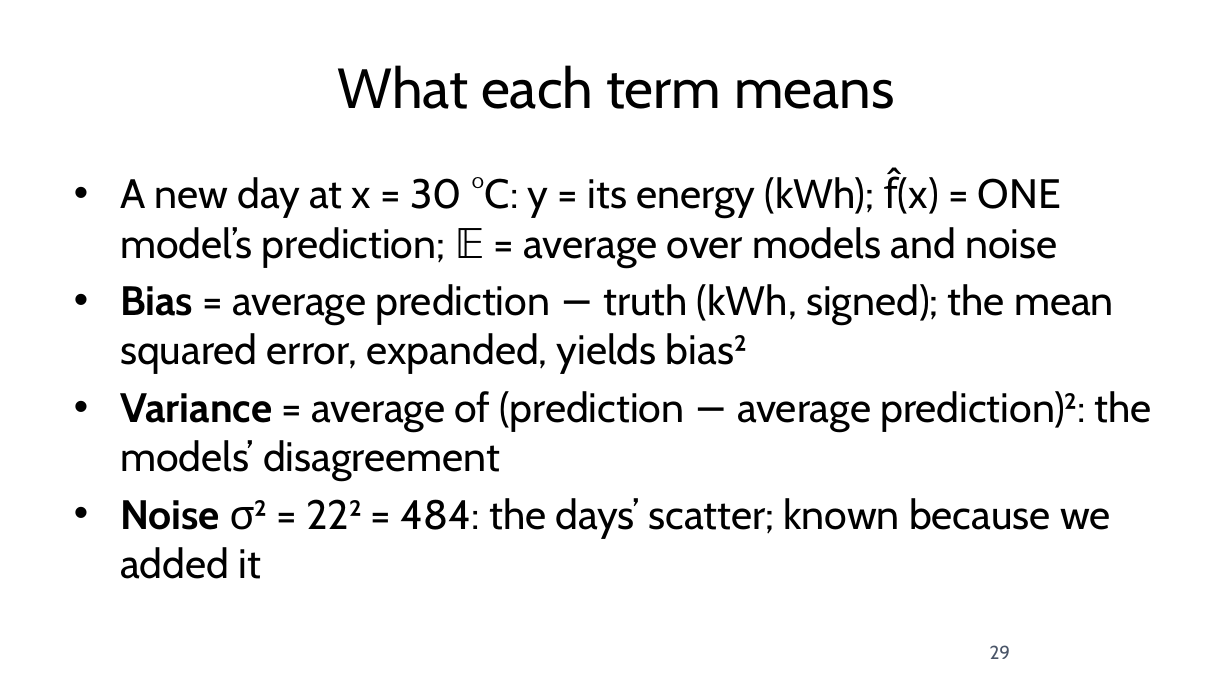
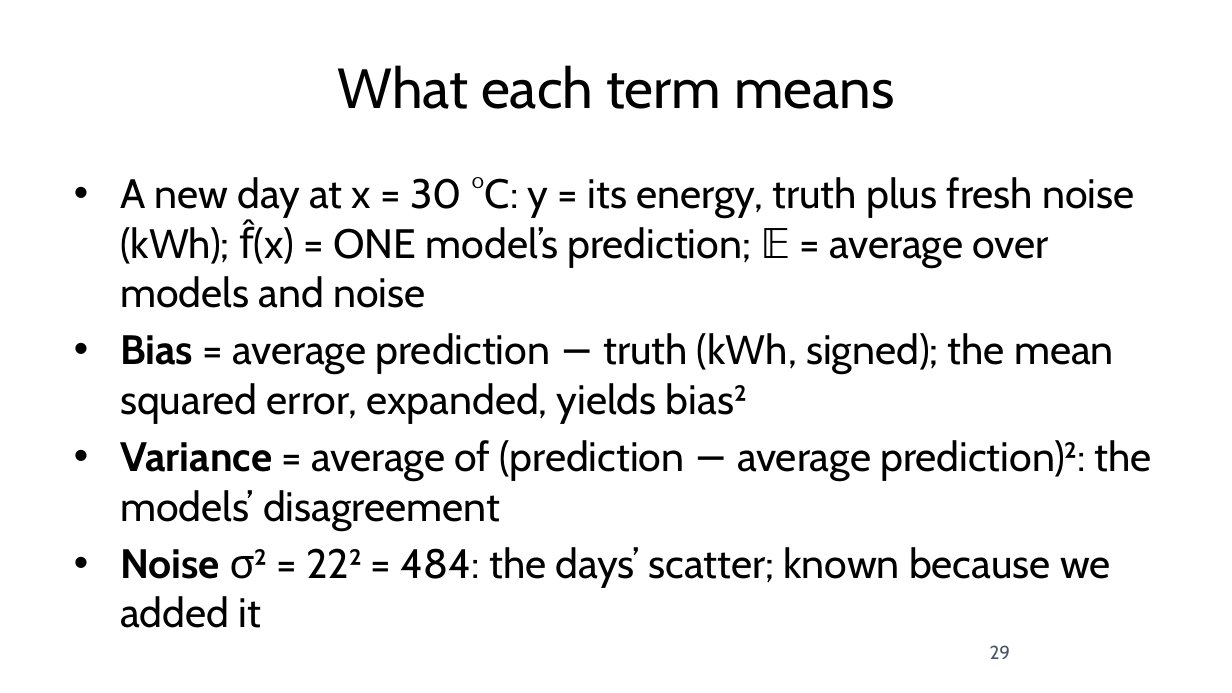
Before and after one commit to fabioantonini/technologies-for-artificial-intelligence, a slide deck: slide 29 of Lessons/05_experimental_methodology/Slides/experimental_methodology_slides.pptx. Drawn at 1232x693 pixels with LibreOffice and Linux fonts; fonts in the diff are those of the drawing; background and template pictures are left out. Boxes give left, top, right and bottom in pixels: in the first picture for what was removed or moved away, otherwise in the second. Text is boxed around its words. In the diff, an @@ line names an element or a change of style, - is before the commit and + after.

```diff
--- a/Lessons/05_experimental_methodology/Slides/experimental_methodology_slides.pptx
+++ b/Lessons/05_experimental_methodology/Slides/experimental_methodology_slides.pptx
@@ text at <box>120,177,1134,308</box>: text changed @@
-• A new day at x = 30 °C: y = its energy (kWh); f̂(x) = ONE model’s prediction; 𝔼 = average over models and noise
+• A new day at x = 30 °C: y = its energy, truth plus fresh noise (kWh); f̂(x) = ONE model’s prediction; 𝔼 = average over models and noise
```
Also in this commit, not shown: 27 other slides changed, 21 other files.
